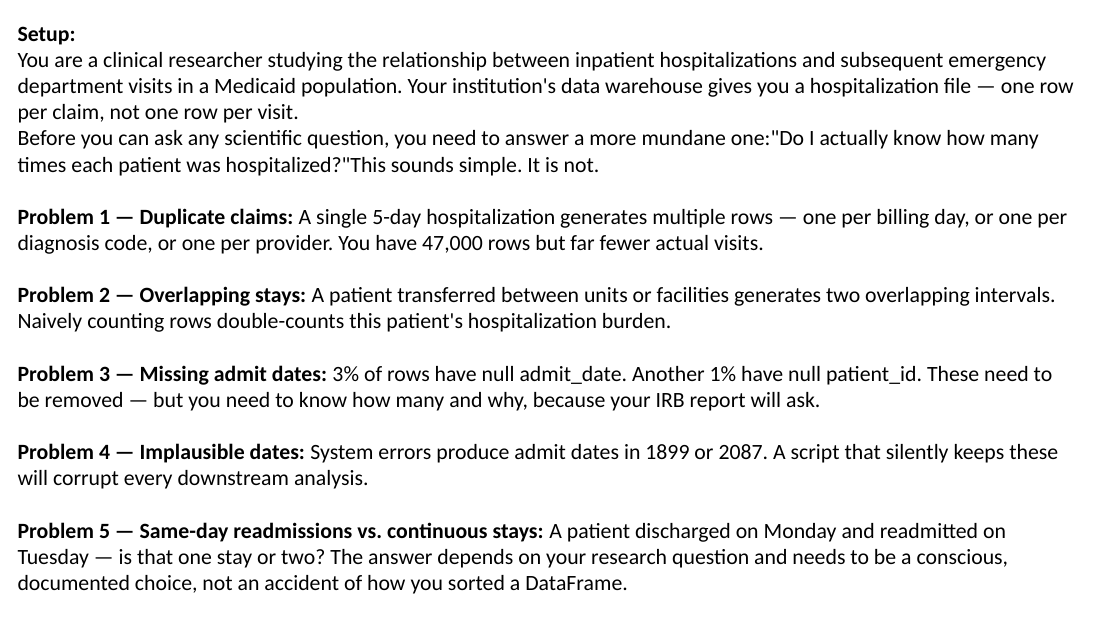
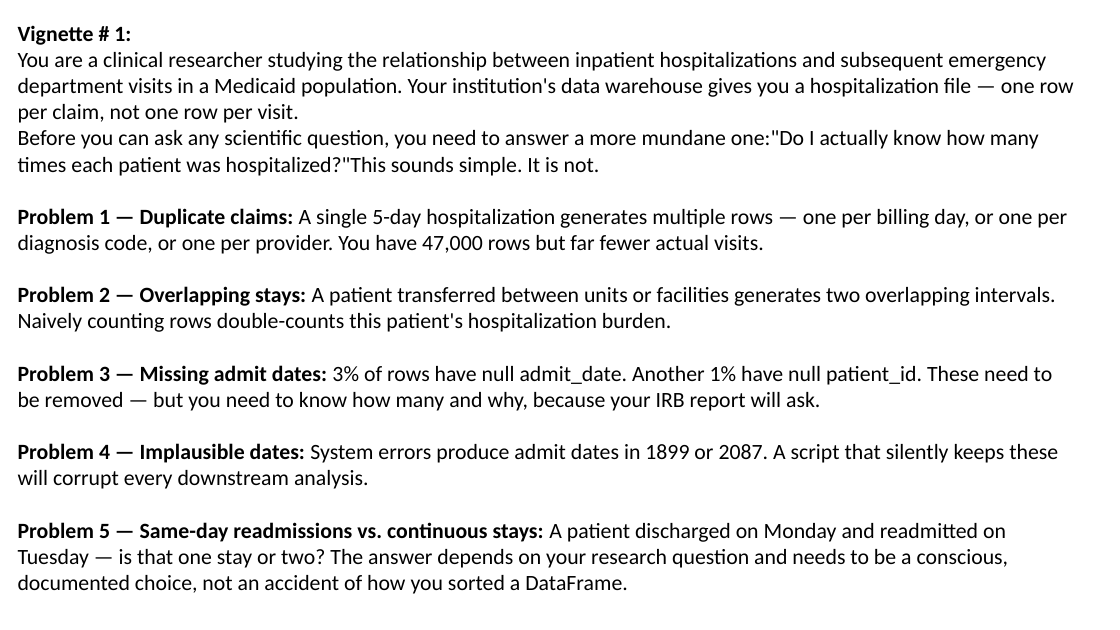
Before and after one commit to djarenas/eventus, a slide deck: slide 1 of eventus_architecture.pptx. Drawn at 1120x630 pixels with LibreOffice and Linux fonts; fonts in the diff are those of the drawing. Boxes give left, top, right and bottom in pixels: in the first picture for what was removed or moved away, otherwise in the second. Text is boxed around its words. In the diff, an @@ line names an element or a change of style, - is before the commit and + after.

```diff
--- a/eventus_architecture.pptx
+++ b/eventus_architecture.pptx
@@ text at (18, 25, 131, 45): text changed @@
-Setup:
+Vignette # 1:
```
Also in this commit, not shown: 3 other slides changed, 13 slides added, 56 other files.
